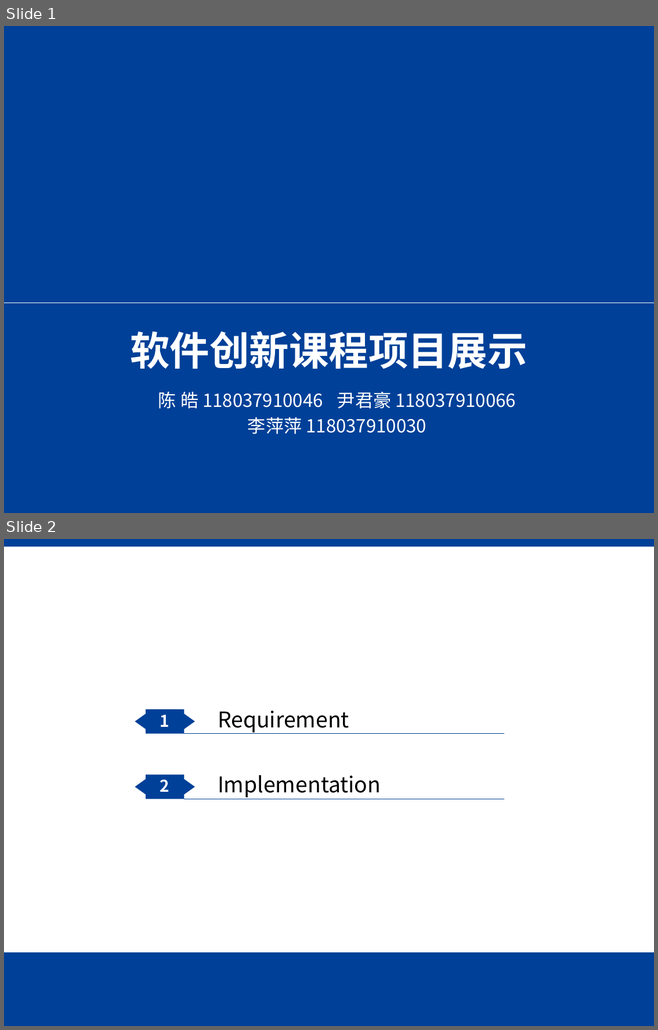
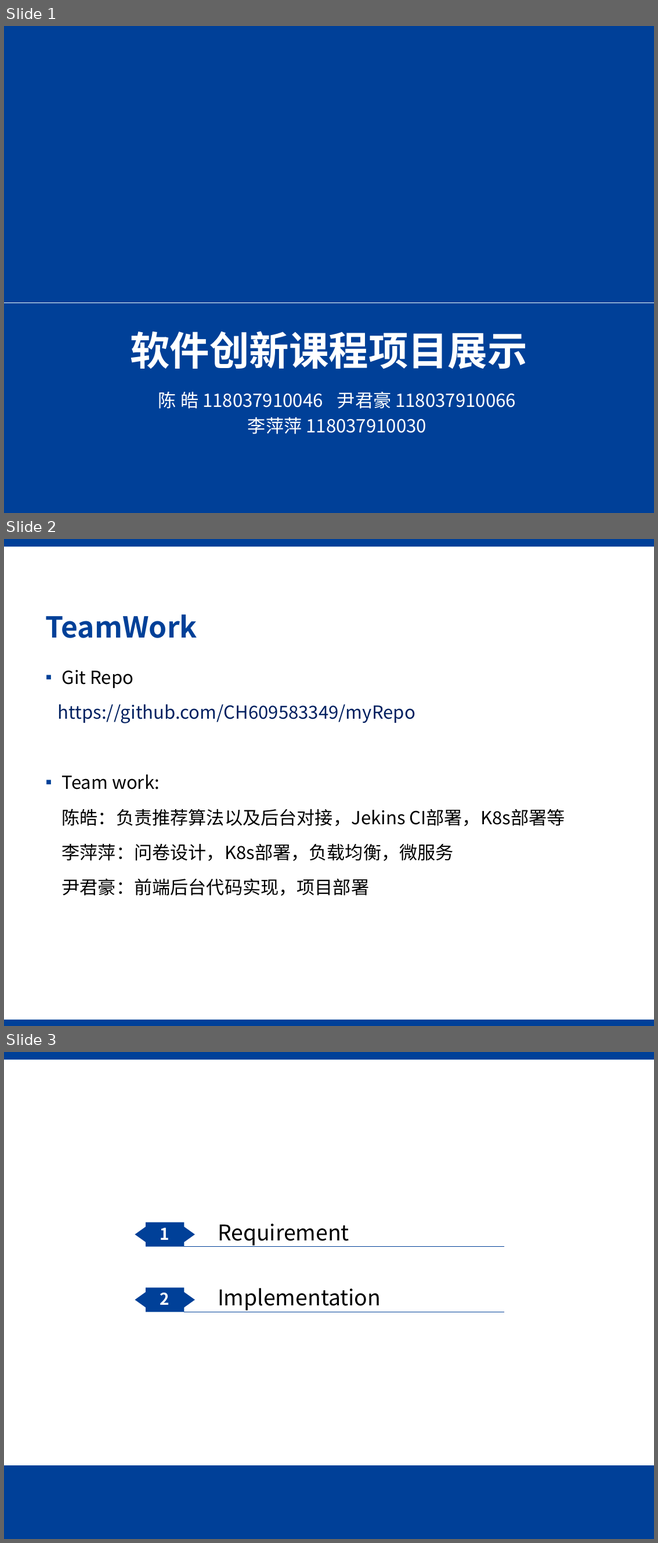
Before and after one commit to devotedtaylor/myRepo, a slide deck: 软件创新课程演示.pptx. Shown one above the other, each under a label of ours: slides 1 and 2 before the commit, slides 1, 2 and 3 after it. The pictures are 658x1030 and 658x1543 pixels, drawn with LibreOffice and Linux fonts; fonts in the diff are those of the drawing; background and template pictures are left out. Boxes give left, top, right and bottom in pixels: in the first picture for what was removed or moved away, otherwise in the second. Text is boxed around its words. In the diff, an @@ line names an element or a change of style, - is before the commit and + after.

```diff
--- a/软件创新课程演示.pptx
+++ b/软件创新课程演示.pptx
@@ slide 2 added at (4,539,654,1026), background #FFFFFF; not listed: 1 template element that a slide beside it also shows @@
@@ title added at (46,614,197,638), 32 pt, text #004098, bold @@
+TeamWork
@@ text added at (58,670,565,896), 20 pt, text #000000 @@
+▪ Git Repo
+https://github.com/CH609583349/myRepo
+▪ Team work:
+陈皓：负责推荐算法以及后台对接，Jekins CI部署，K8s部署等
+李萍萍：问卷设计，K8s部署，负载均衡，微服务
+尹君豪：前端后台代码实现，项目部署
@@ rectangle added at (4,1020,654,1026), fill #004098 @@
@@ what was slide 2 is now slide 3 @@
```
Also in this commit, not shown: 3 slides changed, 2 other slides added, 1 slide removed.
